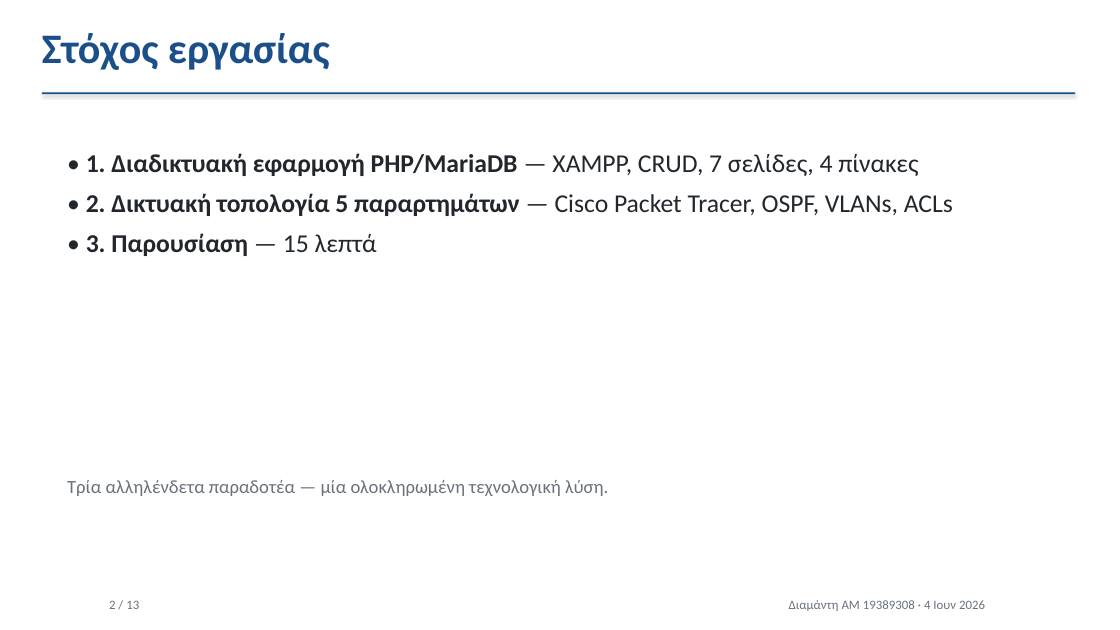
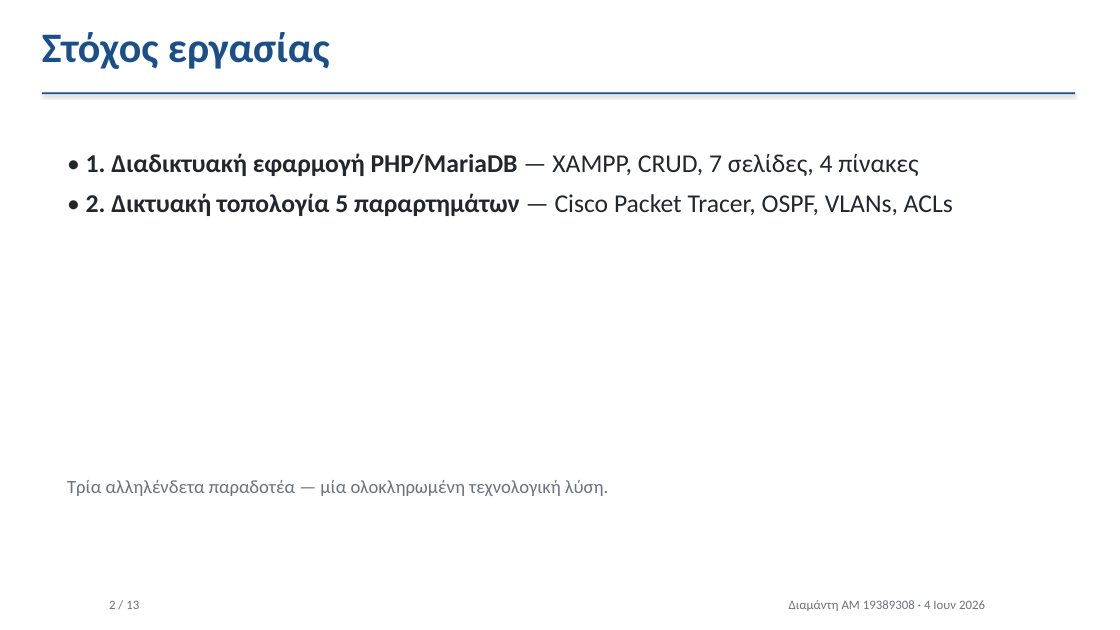
Before and after one commit to idpe19389308/papi-net, a slide deck: slide 2 of presentation/papinet-presentation.pptx. Drawn at 1120x630 pixels with LibreOffice and Linux fonts; fonts in the diff are those of the drawing. Boxes give left, top, right and bottom in pixels: in the first picture for what was removed or moved away, otherwise in the second. Text is boxed around its words. In the diff, an @@ line names an element or a change of style, - is before the commit and + after.

```diff
--- a/presentation/papinet-presentation.pptx
+++ b/presentation/papinet-presentation.pptx
@@ text at box(86, 233, 377, 256): paragraph removed @@
-• 3. Παρουσίαση — 15 λεπτά
```
Also in this commit, not shown: 3 other slides changed.
